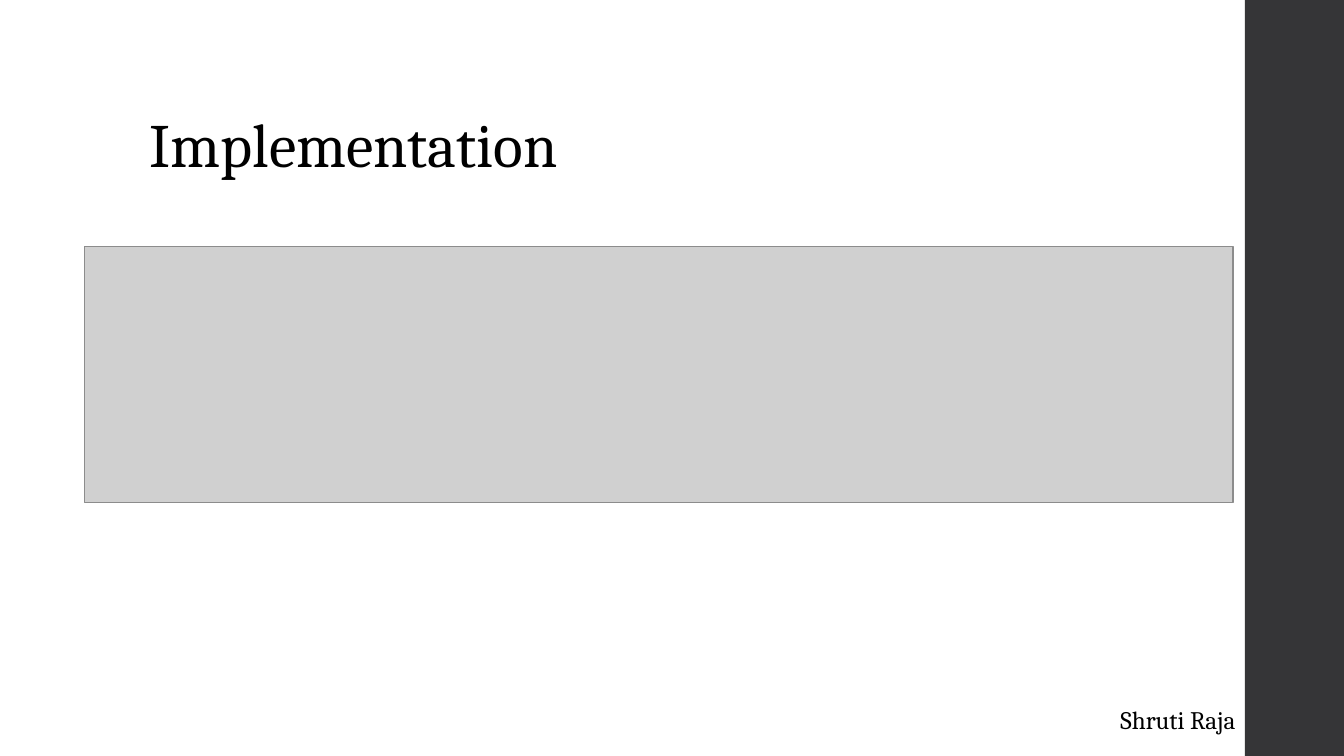
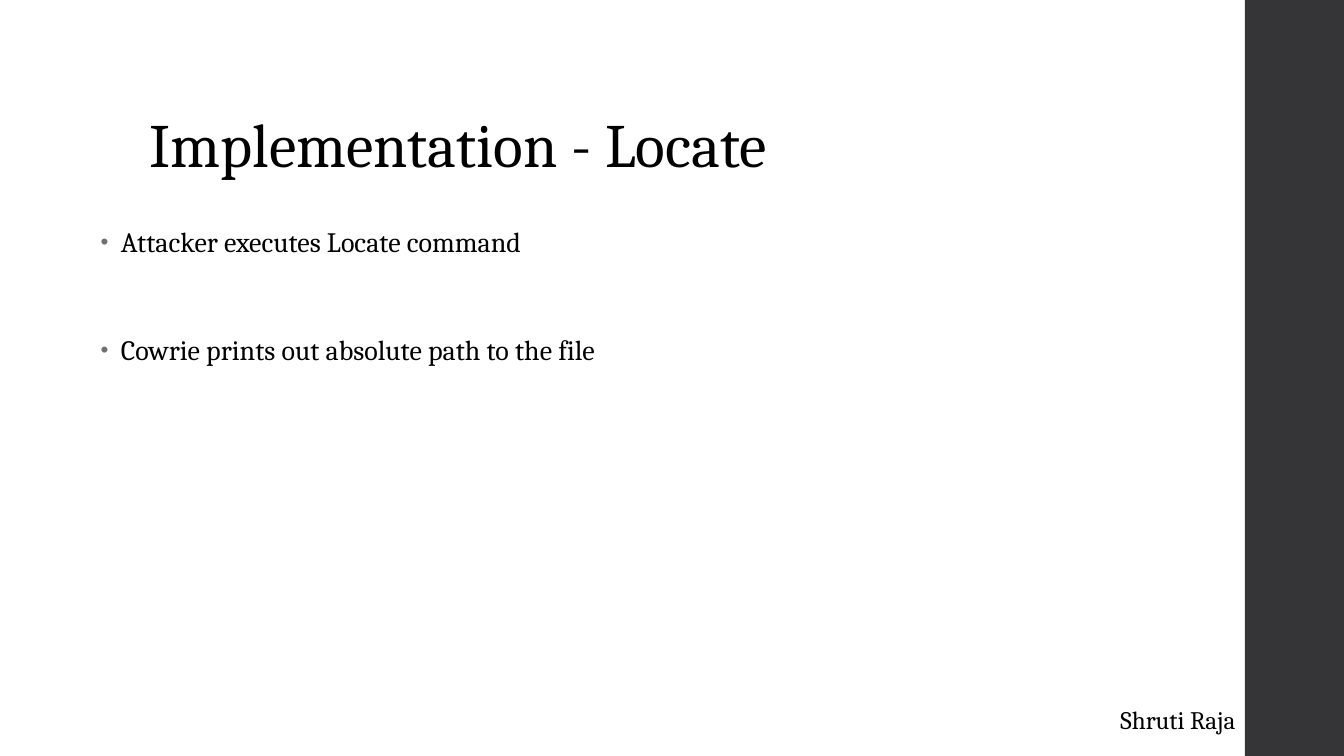
Before and after one commit to venksrid001/cowrie, a slide deck: slide 9 of Presentation.ppt (slide 8 before the commit). Drawn at 1344x756 pixels with LibreOffice and Linux fonts; fonts in the diff are those of the drawing; grey boxes stand for pictures. Boxes give left, top, right and bottom in pixels: in the first picture for what was removed or moved away, otherwise in the second. Text is boxed around its words. In the diff, an @@ line names an element or a change of style, - is before the commit and + after.

```diff
--- a/Presentation.ppt
+++ b/Presentation.ppt
@@ title at [149, 124, 767, 180]: text changed @@
-Implementation
+Implementation - Locate
@@ text added at [121, 232, 594, 366], 20 pt, text #000000 @@
+• Attacker executes Locate command
+• Cowrie prints out absolute path to the file
@@ picture removed at [85, 247, 1233, 503] @@
```
Also in this commit, not shown: 2 other slides changed, 6 slides added, 3 slides removed.
